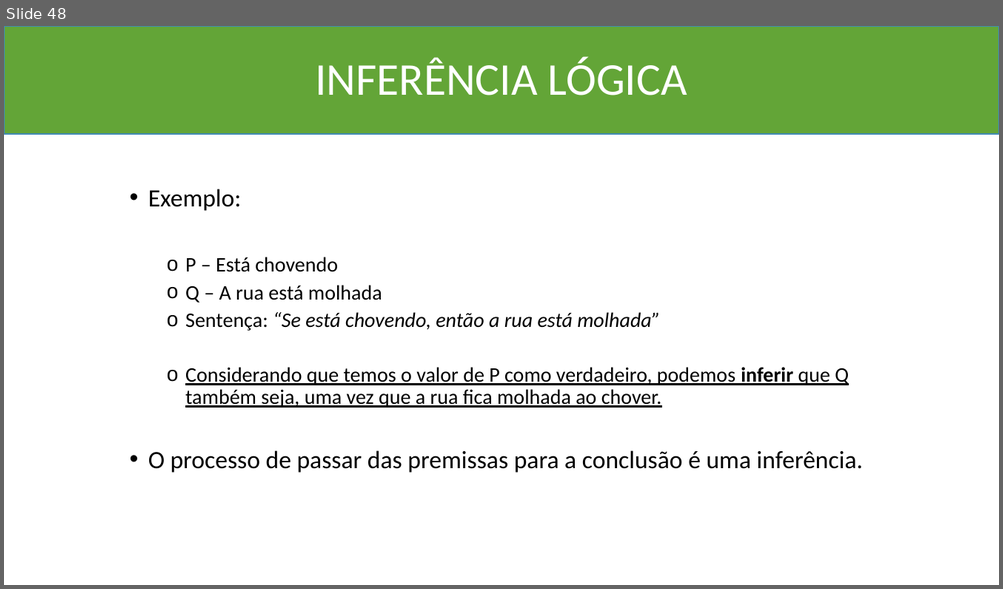
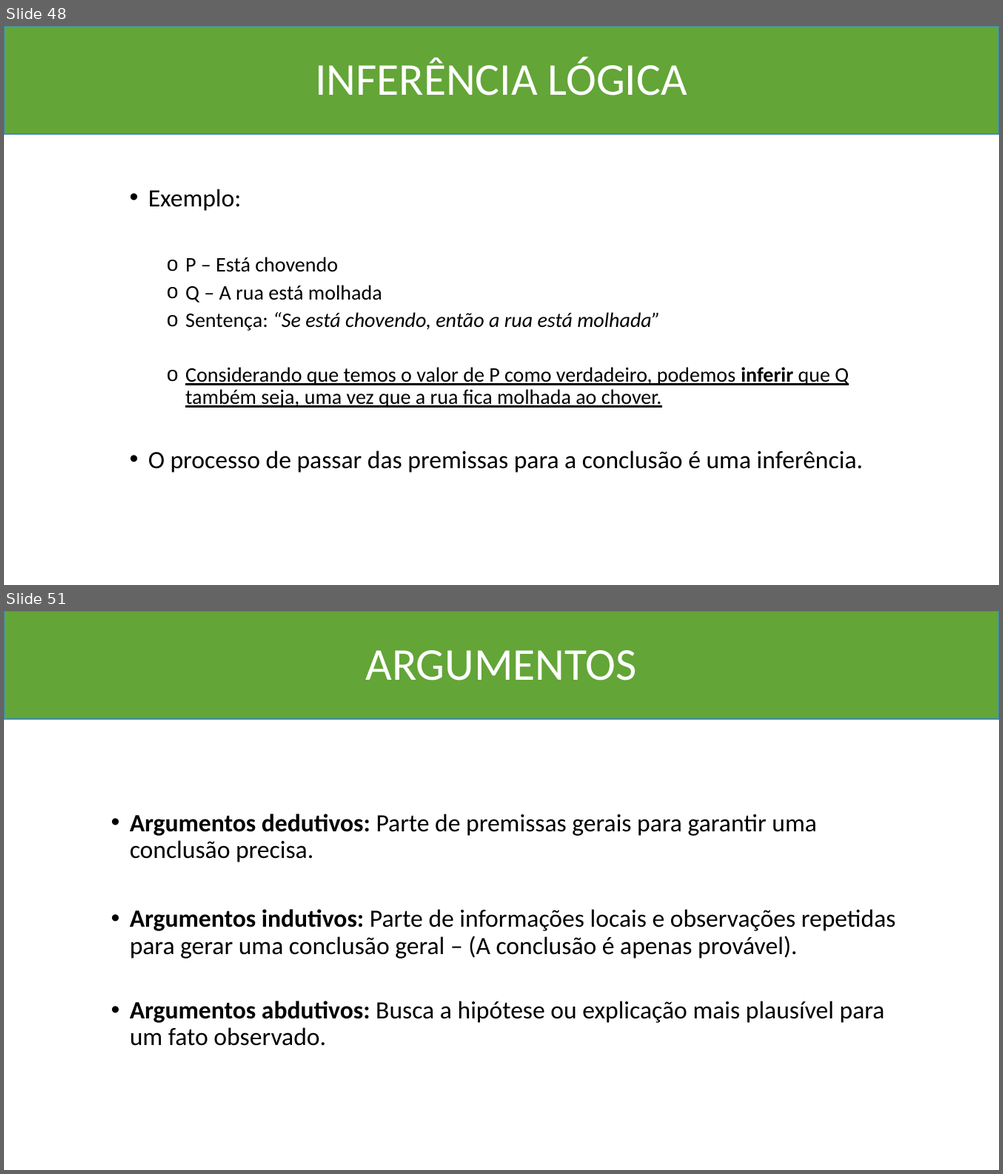
Before and after one commit to Marcio-Salmazo/Aulas, a slide deck: UNIUBE-MD/Teoria_MD.pptx. Shown one above the other, each under a label of ours: slide 48 before the commit, slides 48 and 51 after it; the slides between them are not shown. The pictures are 1003x589 and 1003x1174 pixels, drawn with LibreOffice and Linux fonts; fonts in the diff are those of the drawing. Boxes give left, top, right and bottom in pixels: in the first picture for what was removed or moved away, otherwise in the second. Text is boxed around its words. In the diff, an @@ line names an element or a change of style, - is before the commit and + after.

```diff
--- a/UNIUBE-MD/Teoria_MD.pptx
+++ b/UNIUBE-MD/Teoria_MD.pptx
@@ slide 51 added at <box>4,611,999,1170</box>, background #FFFFFF @@
@@ rectangle added at <box>4,611,999,719</box>, fill #63A537, outline #418AB3 1 pt @@
@@ title added at <box>365,650,637,681</box>, 44 pt, text #FFFFFF @@
+ARGUMENTOS
@@ text added at <box>130,814,896,1046</box>, 24 pt, text #000000 @@
+• Argumentos dedutivos: Parte de premissas gerais para garantir uma conclusão precisa.
+• Argumentos indutivos: Parte de informações locais e observações repetidas para gerar uma conclusão geral – (A conclusão é apenas provável).
+• Argumentos abdutivos: Busca a hipótese ou explicação mais plausível para um fato observado.
```
Also in this commit, not shown: 3 other slides added, 2 other files.
